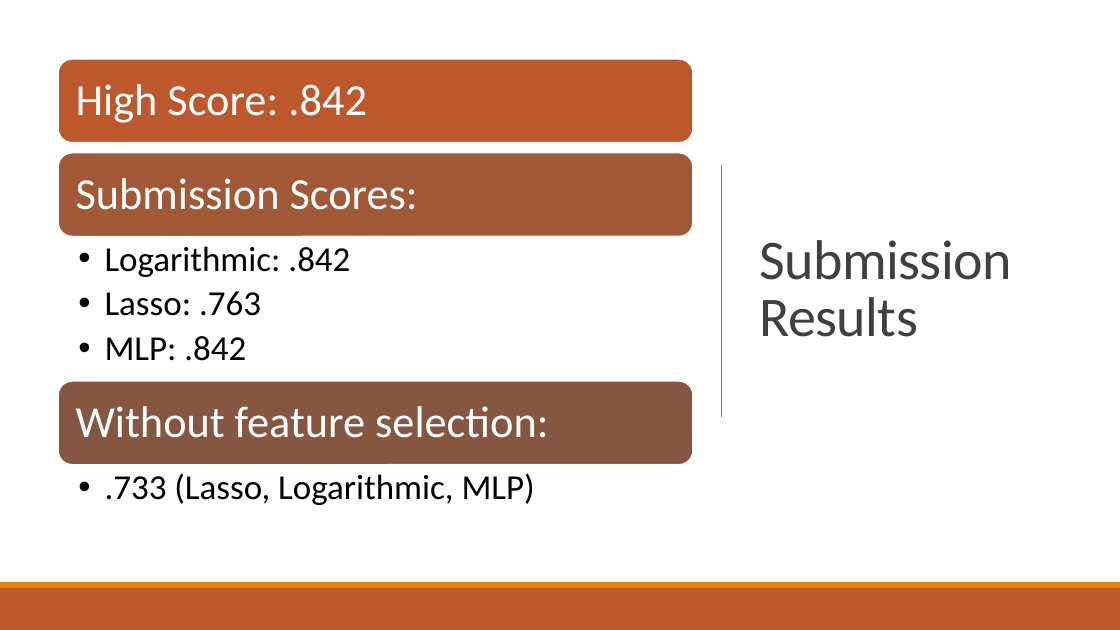
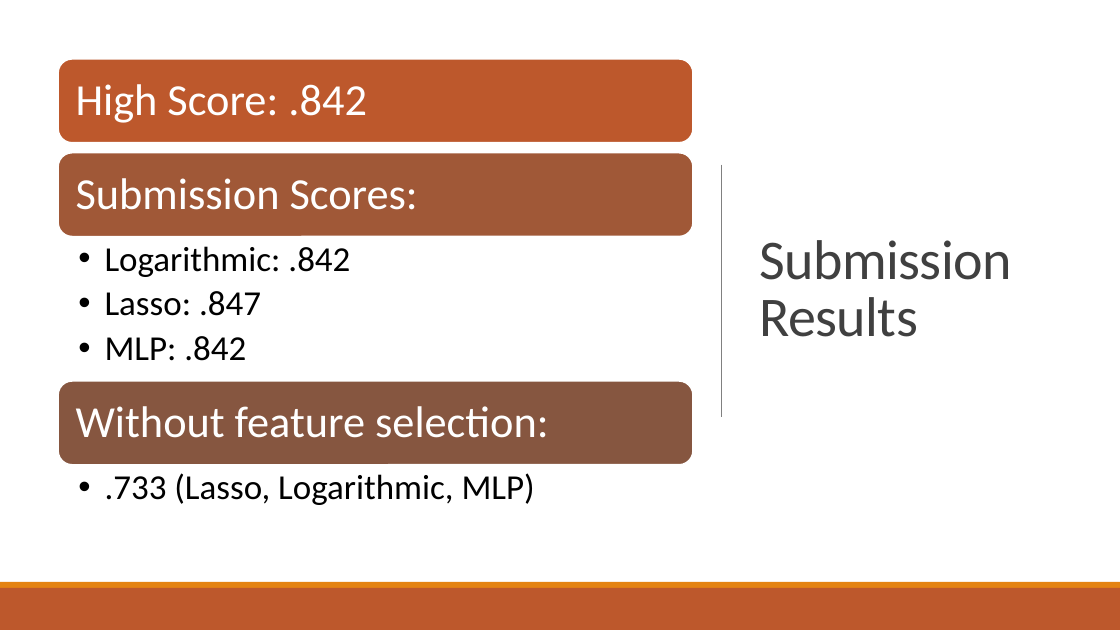
Before and after one commit to suong4554/Machine-Learning-Poly-U, a slide deck: slide 12 of Presentation.pptx (slide 11 before the commit). Drawn at 1120x630 pixels with LibreOffice and Linux fonts; fonts in the diff are those of the drawing. Boxes give left, top, right and bottom in pixels: in the first picture for what was removed or moved away, otherwise in the second. Text is boxed around its words. In the diff, an @@ line names an element or a change of style, - is before the commit and + after.

```diff
--- a/Presentation.pptx
+++ b/Presentation.pptx
@@ text at bbox=[105, 291, 261, 316]: text changed @@
-  • Lasso: .763
+  • Lasso: .847
```
Also in this commit, not shown: 1 other slide changed, 1 slide added.
